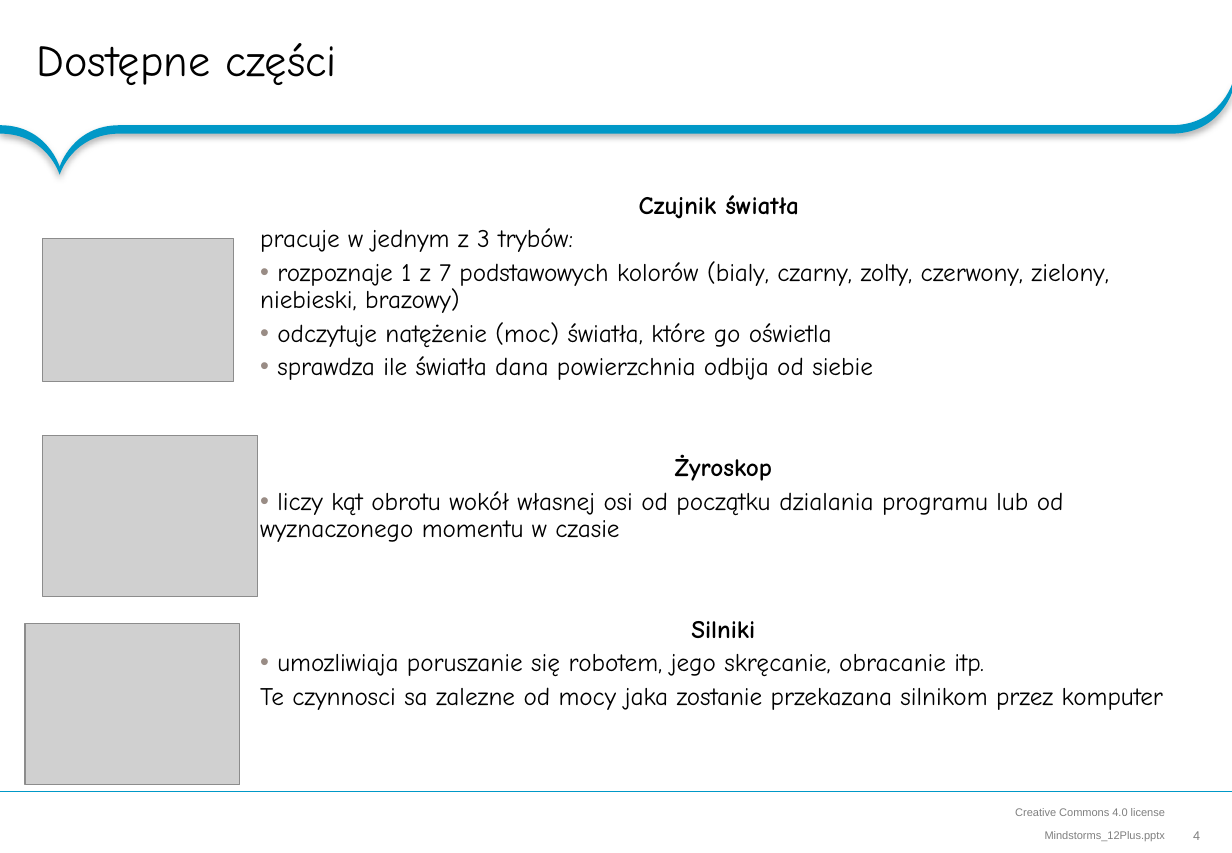
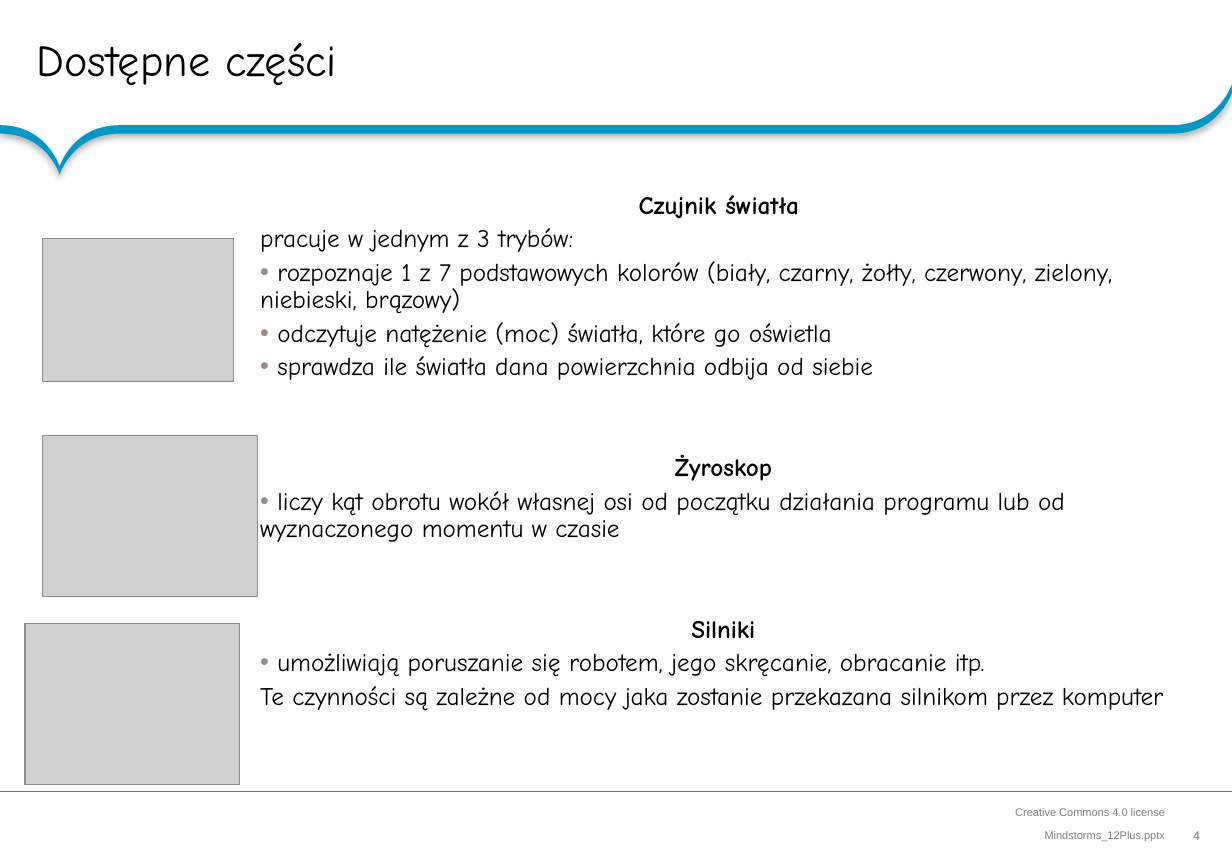
Before and after one commit to RoboCap/mindstorms, a slide deck: slide 4 of Mindstorms_12Plus.pptx. Drawn at 1232x853 pixels with LibreOffice and Linux fonts; fonts in the diff are those of the drawing; grey boxes stand for pictures; background and template pictures are left out. Boxes give left, top, right and bottom in pixels: in the first picture for what was removed or moved away, otherwise in the second. Text is boxed around its words. In the diff, an @@ line names an element or a change of style, - is before the commit and + after.

```diff
--- a/Mindstorms_12Plus.pptx
+++ b/Mindstorms_12Plus.pptx
@@ text at <box>260,261,1112,313</box>: text changed @@
-• rozpoznaje 1 z 7 podstawowych kolorów (bialy, czarny, zolty, czerwony, zielony, niebieski, brazowy)
+• rozpoznaje 1 z 7 podstawowych kolorów (biały, czarny, żołty, czerwony, zielony, niebieski, brązowy)
@@ text at <box>260,491,1065,542</box>: text changed @@
-• liczy kąt obrotu wokół własnej osi od początku dzialania programu lub od wyznaczonego momentu w czasie
+• liczy kąt obrotu wokół własnej osi od początku działania programu lub od wyznaczonego momentu w czasie
@@ text at <box>260,653,1163,710</box>: text changed @@
-• umozliwiaja poruszanie się robotem, jego skręcanie, obracanie itp.
-Te czynnosci sa zalezne od mocy jaka zostanie przekazana silnikom przez komputer
+• umożliwiają poruszanie się robotem, jego skręcanie, obracanie itp.
+Te czynności są zależne od mocy jaka zostanie przekazana silnikom przez komputer
```
Also in this commit, not shown: 5 other slides changed.
